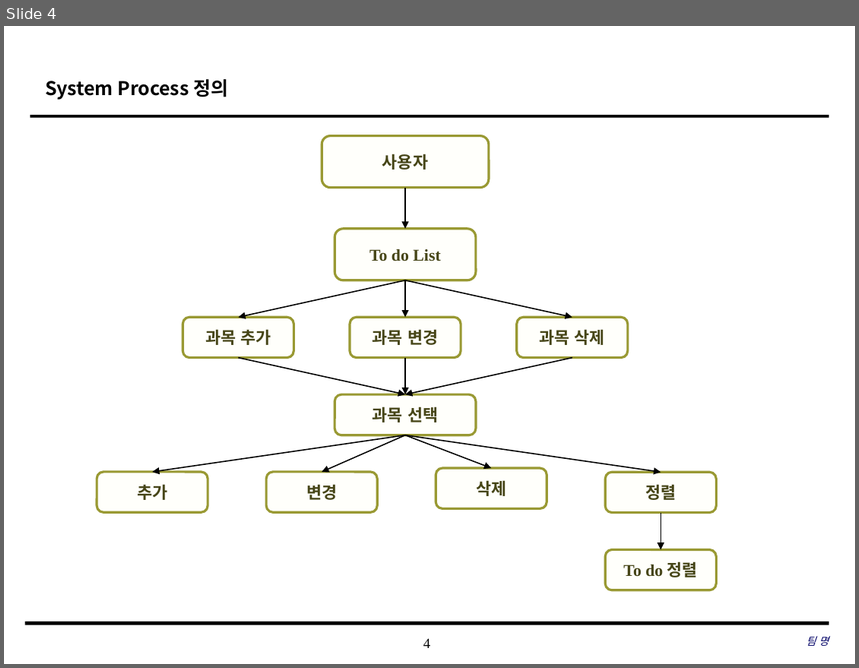
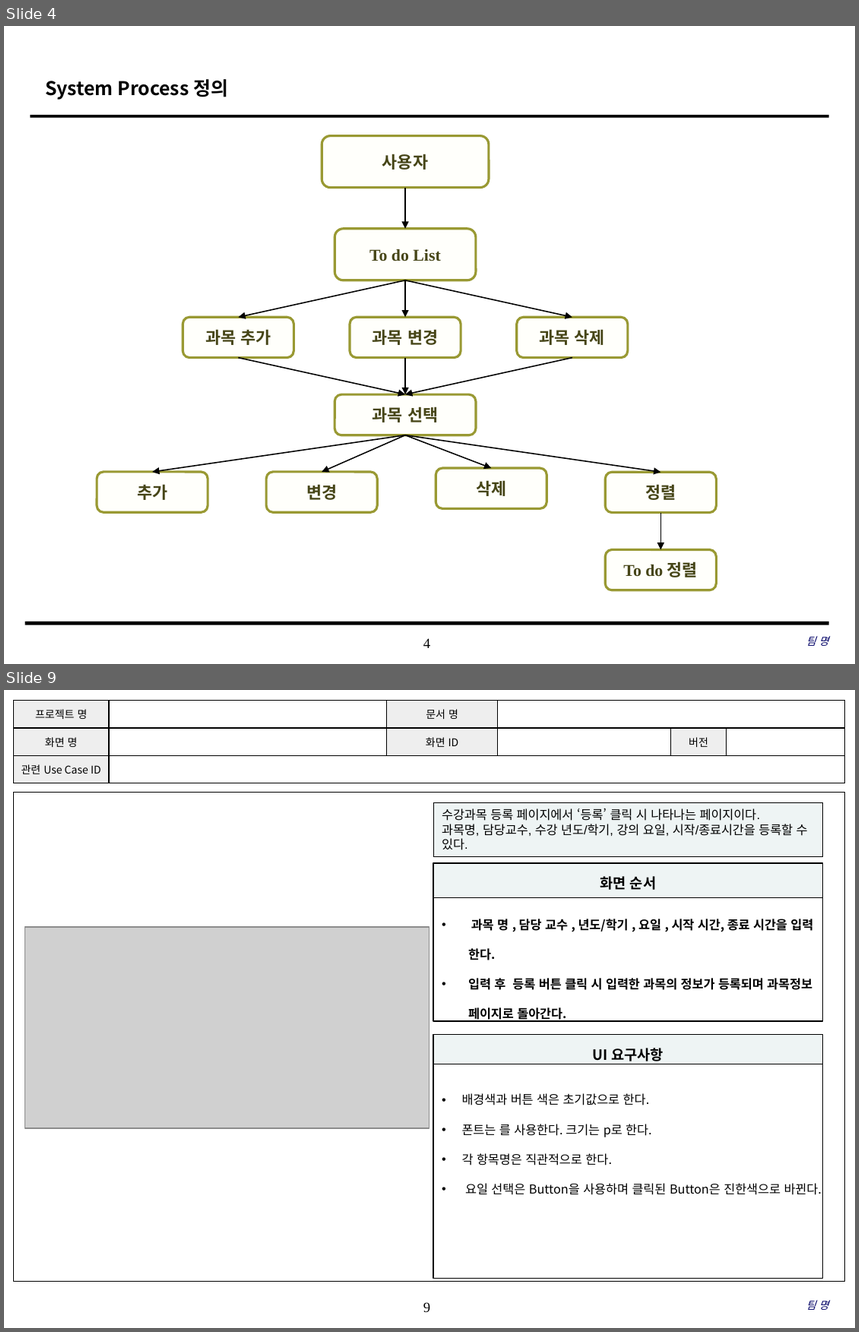
Before and after one commit to SE-admin/7, a slide deck: doc/3_ 설계서/UI Design Template.pptx. Shown one above the other, each under a label of ours: slide 4 before the commit, slides 4 and 9 after it; the slides between them are not shown. The pictures are 859x668 and 859x1332 pixels, drawn with LibreOffice and Linux fonts; fonts in the diff are those of the drawing; grey boxes stand for pictures; background and template pictures are left out. Boxes give left, top, right and bottom in pixels: in the first picture for what was removed or moved away, otherwise in the second. Text is boxed around its words. In the diff, an @@ line names an element or a change of style, - is before the commit and + after.

```diff
--- a/doc/3_ 설계서/UI Design Template.pptx
+++ b/doc/3_ 설계서/UI Design Template.pptx
@@ slide 9 added at [4,690,855,1328], background #FFFFFF; not listed: 1 template element that a slide beside it also shows @@
@@ table added at [13,700,844,783], 3 rows, 6 columns @@
+프로젝트 명 |  | 문서 명 |  |  | 
+화면 명 |  | 화면 ID |  | 버전 | 
+관련 Use Case ID |  |  |  |  | 
@@ rectangle added at [13,792,845,1281], outline #000000 0.75 pt @@
@@ rectangle added at [434,803,824,857], fill #EEF4F4, outline #000000 0.75 pt, 10.5 pt, text #000000 @@
+수강과목 등록 페이지에서 ‘등록’ 클릭 시 나타나는 페이지이다.
+과목명, 담당교수, 수강 년도/학기, 강의 요일, 시작/종료시간을 등록할 수 있다.
@@ rectangle added at [434,863,824,898], fill #EEF4F4, outline #000000 1 pt, 12 pt, text #000000, bold @@
+화면 순서
@@ rectangle added at [434,897,824,1021], fill #FFFFFF, outline #000000 1 pt @@
@@ picture added at [25,927,430,1129] @@
@@ text added at [468,919,813,1022], 10.5 pt, text #000000, bold @@
+• 과목 명 , 담당 교수 , 년도/학기 , 요일 , 시작 시간, 종료 시간을 입력 한다.
+• 입력 후 등록 버튼 클릭 시 입력한 과목의 정보가 등록되며 과목정보 페이지로 돌아간다.
@@ rectangle added at [434,1035,824,1065], fill #EEF4F4, outline #000000 1 pt, 12 pt, text #000000, bold @@
+UI 요구사항
@@ rectangle added at [434,1065,824,1279], fill #FFFFFF, outline #000000 1 pt, 10.5 pt, text #000000 @@
+• 배경색과 버튼 색은 초기값으로 한다.
+• 폰트는 를 사용한다. 크기는 p로 한다.
+• 각 항목명은 직관적으로 한다.
+• 요일 선택은 Button을 사용하며 클릭된 Button은 진한색으로 바뀐다.
@@ text added at [807,1301,829,1310], 9 pt, text #000066, italic @@
+팀 명
```
Also in this commit, not shown: 2 slides changed, 12 other slides added, 1 slide removed.
